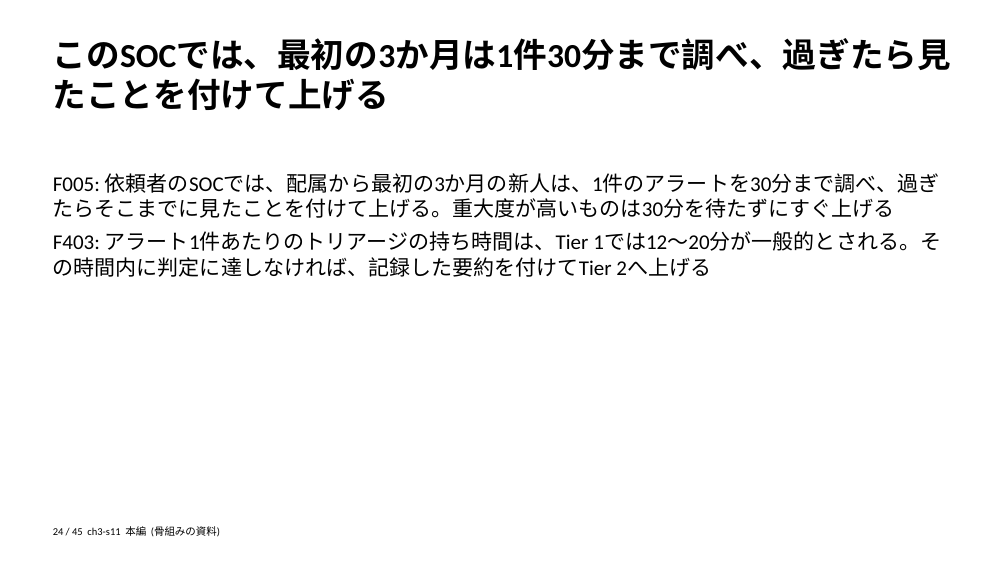
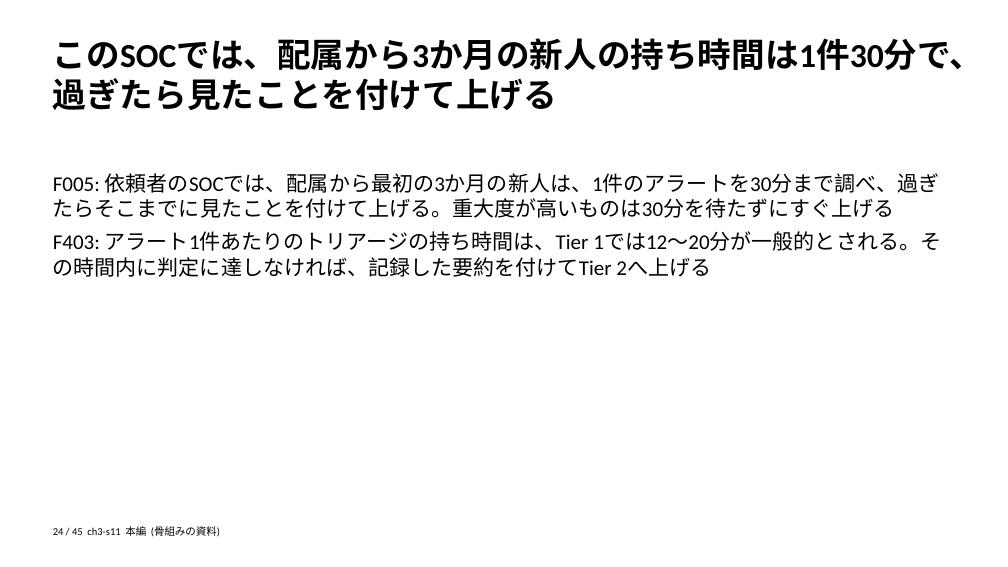
Before and after one commit to zyuuryuu/PPTX-Planner, a slide deck: slide 24 of trial/deck/preview/skeleton.pptx. Drawn at 1008x567 pixels with LibreOffice and Linux fonts; fonts in the diff are those of the drawing. Boxes give left, top, right and bottom in pixels: in the first picture for what was removed or moved away, otherwise in the second. Text is boxed around its words. In the diff, an @@ line names an element or a change of style, - is before the commit and + after.

```diff
--- a/trial/deck/preview/skeleton.pptx
+++ b/trial/deck/preview/skeleton.pptx
@@ text at (53, 38, 984, 110): text changed @@
-このSOCでは、最初の3か月は1件30分まで調べ、過ぎたら見たことを付けて上げる
+このSOCでは、配属から3か月の新人の持ち時間は1件30分で、過ぎたら見たことを付けて上げる
```
Also in this commit, not shown: 6 other slides changed, 5 other files.
